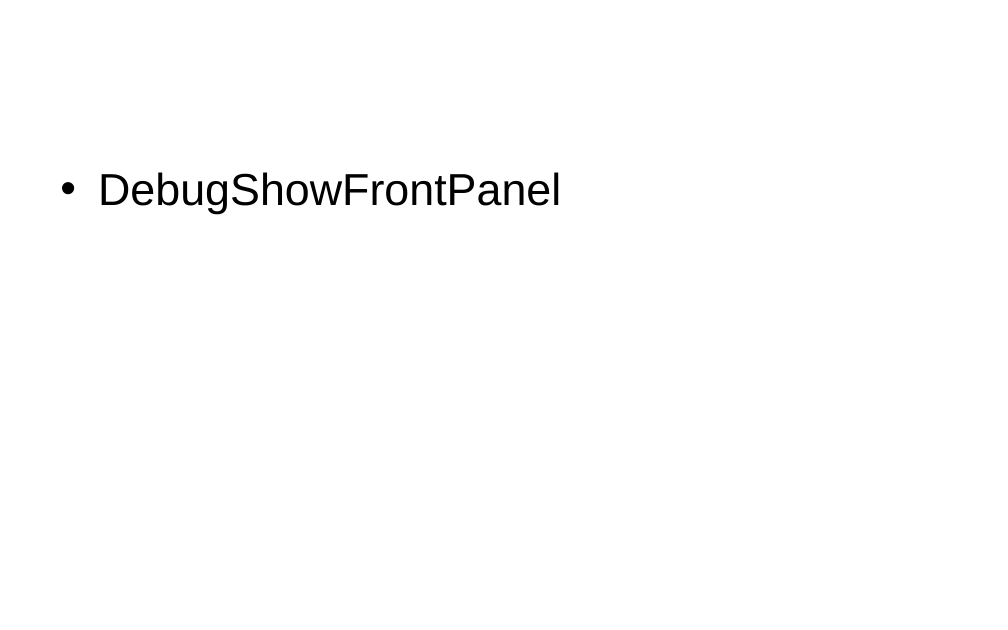
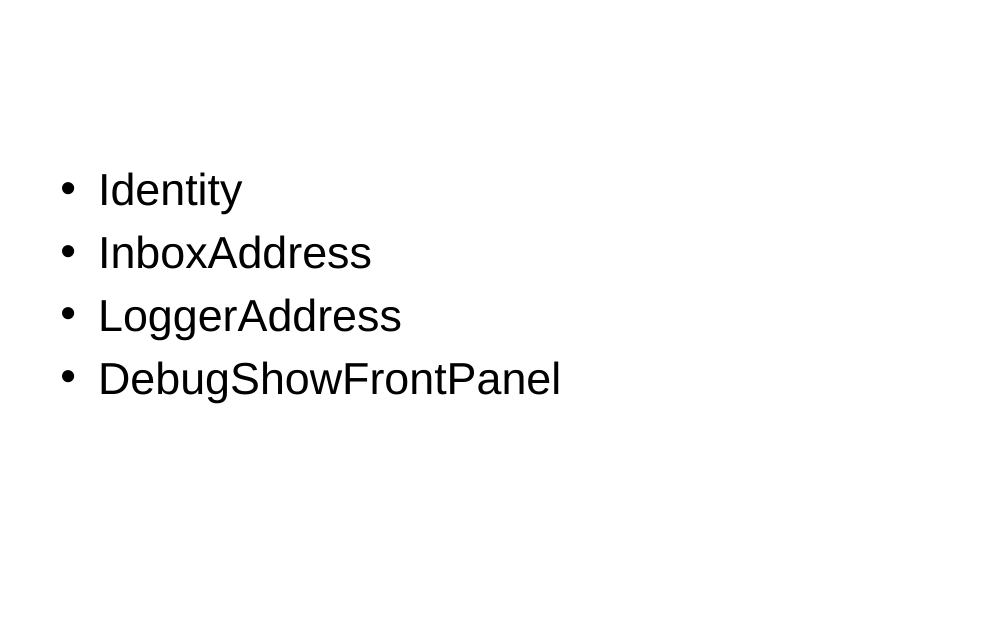
Before and after one commit to viewpointusa/featherweight, a slide deck: slide 27 of docs/Featherweight Customer Training.pptx. Drawn at 1008x630 pixels with LibreOffice and Linux fonts; fonts in the diff are those of the drawing; background and template pictures are left out. Boxes give left, top, right and bottom in pixels: in the first picture for what was removed or moved away, otherwise in the second. Text is boxed around its words. In the diff, an @@ line names an element or a change of style, - is before the commit and + after.

```diff
--- a/docs/Featherweight Customer Training.pptx
+++ b/docs/Featherweight Customer Training.pptx
@@ text at (x1=98, y1=172, x2=402, y2=340): paragraphs added @@
+• Identity
+• InboxAddress
+• LoggerAddress
```
Also in this commit, not shown: 3 other slides changed.
